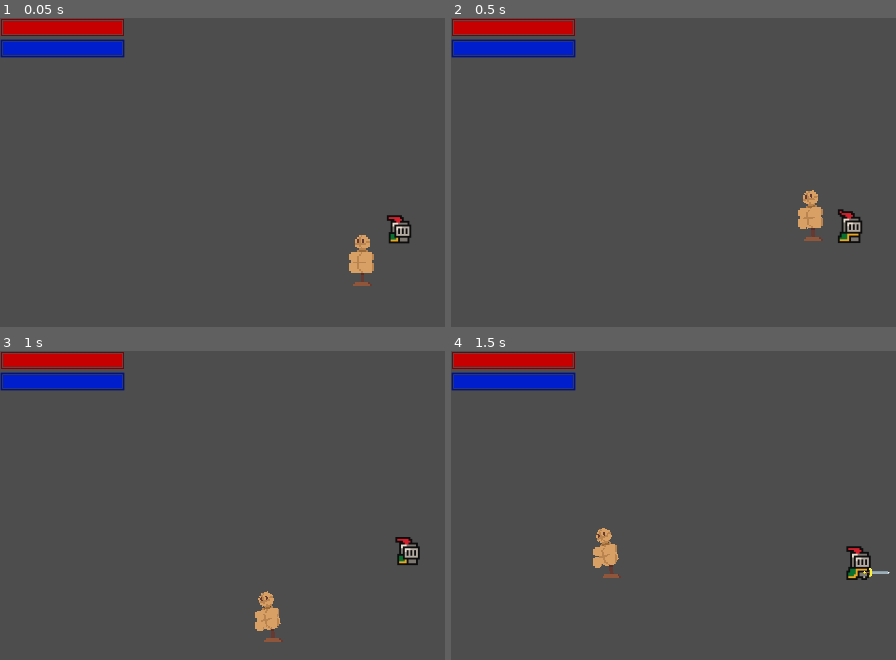
Above: before the commit, frames 1-4 (two rows, left to right).
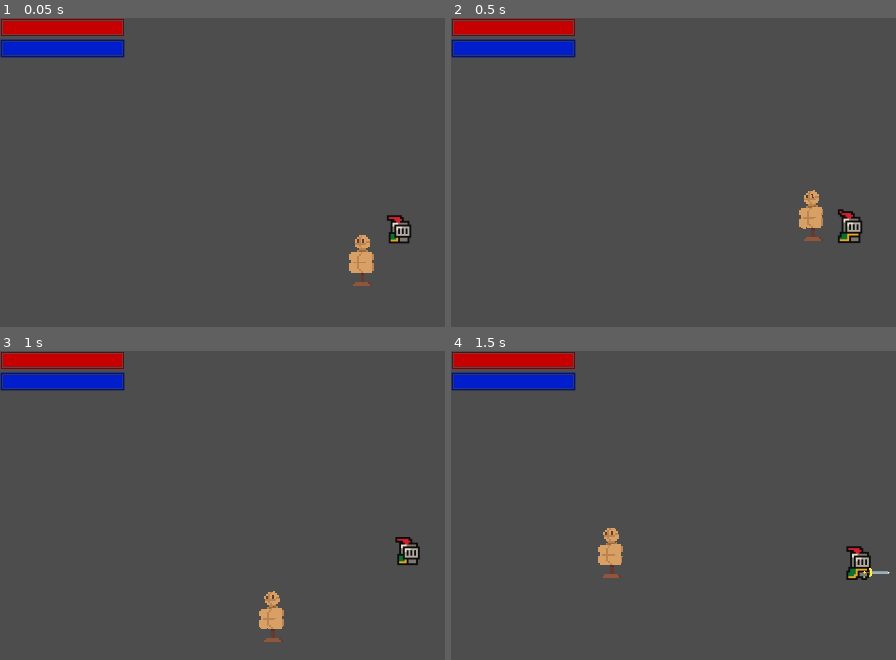
Above: after the commit, the same moments.

Repository: ToastedTeam/CaveGame
Game: Godot game, scene res://scenes/main.tscn
Two runs of this game, one before a commit and one after it. Both use one fixed random seed, a clock stepped at 60 frames per second and the inputs below. The engine's default icon, where the game draws it, is replaced by a stand-in: a white triangle on a blue panel in a dark square.
Inputs:
- Up to frame 1 (0.05 s): no input
- Up to frame 2 (0.5 s): no input
- Up to frame 3 (1 s): tap Enter (ui_accept) at 0.5 s; hold Right (player_move_right) from 0.53 s (still down); tap A (player_attack) at 0.6 s; tap Up (player_jump) at 0.77 s
- Up to frame 4 (1.5 s): keep holding Right (player_move_right); tap A (player_attack) at 1.35 s

Frame 1 is identical in both runs. In frame 2, 0.1% of the frame differs, in the area x 77-84%, y 55-69%; in frame 3, 0.4%; in frame 4, 0.5%, in the area x 31-39%, y 57-72%.

Commit message:
Add attack cooldown, display dealt damage to target dummy

Diff:
--- a/scenes/player.tscn
+++ b/scenes/player.tscn
@@ -284,6 +284,10 @@
 [node name="Player" type="CharacterBody2D"]
 script = ExtResource("1_plpc0")
 
+[node name="AttackCooldown" type="Timer" parent="."]
+wait_time = 0.1
+one_shot = true
+
 [node name="AnimatedSprite2D" type="AnimatedSprite2D" parent="."]
 texture_filter = 2
 material = ExtResource("2_asdqb")
@@ -318,7 +322,5 @@
 [node name="Collision" type="CollisionShape2D" parent="FlipHandler/Sword/DamageBox"]
 shape = SubResource("RectangleShape2D_x2tqe")
 
-[node name="AttackCooldown" type="Timer" parent="FlipHandler/Sword"]
-one_shot = true
-
+[connection signal="timeout" from="AttackCooldown" to="." method="_on_attack_cooldown_end"]
 [connection signal="body_entered" from="FlipHandler/Sword/DamageBox" to="." method="_on_entity_hit"]
--- a/scenes/targetDummy.tscn
+++ b/scenes/targetDummy.tscn
@@ -60,6 +60,9 @@
 radius = 2.5
 height = 6.0
 
+[sub_resource type="LabelSettings" id="LabelSettings_58lwd"]
+font_size = 200
+
 [node name="TargetDummy" type="Node2D"]
 script = ExtResource("1_0jncy")
 maxHealth = 1e+06
@@ -81,7 +84,7 @@
 script = ExtResource("1_dhaw3")
 enabled = true
 debugPrint = true
-Proportional = 1.0
+Proportional = 2.0
 Derivative = 0.04
 
 [node name="body-head" type="PinJoint2D" parent="."]
@@ -201,3 +204,20 @@
 
 [node name="CollisionShape2D2" type="CollisionShape2D" parent="rear_forearm"]
 shape = SubResource("CapsuleShape2D_8xuwd")
+
+[node name="Damage" type="Label" parent="."]
+offset_left = -25.0
+offset_top = -40.85
+offset_right = 975.0
+offset_bottom = 232.15
+scale = Vector2(0.05, 0.05)
+text = "
+"
+label_settings = SubResource("LabelSettings_58lwd")
+horizontal_alignment = 1
+vertical_alignment = 1
+
+[node name="Timer" type="Timer" parent="Damage"]
+one_shot = true
+
+[connection signal="timeout" from="Damage/Timer" to="." method="_timer_end"]
--- a/scripts/player.gd
+++ b/scripts/player.gd
@@ -118,7 +118,8 @@
 
 	if Input.is_action_just_pressed("player_attack") and canAttack:
 		$FlipHandler/AnimationPlayer.play("player_attack")
-
+		canAttack = false
+		$AttackCooldown.start()
 
 
 func _on_entity_hit(body: Node2D) -> void:
--- a/scripts/target_dummy.gd
+++ b/scripts/target_dummy.gd
@@ -2,9 +2,15 @@
 
 func Damage(damage: float, source: Node2D):
 	#Log.info("dummy got hit by " + source.name + " for " + str(damage) + " damage, health left: " + str(health))
-	var force = ($body.global_position - source.global_position) * damage * 3
+	var force = (($body.global_position - source.global_position) as Vector2).normalized() * damage * 50
 	$body.apply_impulse(force)
 	Log.info(force)
+	$Damage.text = str(damage)
+	$Damage/Timer.start(2);
+	pass
+
+func _timer_end() -> void:
+	$Damage.text = ""
 	pass
 
 # Called every frame. 'delta' is the elapsed time since the previous frame.
Not shown: 1 places in scenes/targetDummy.tscn that only renumber resources
